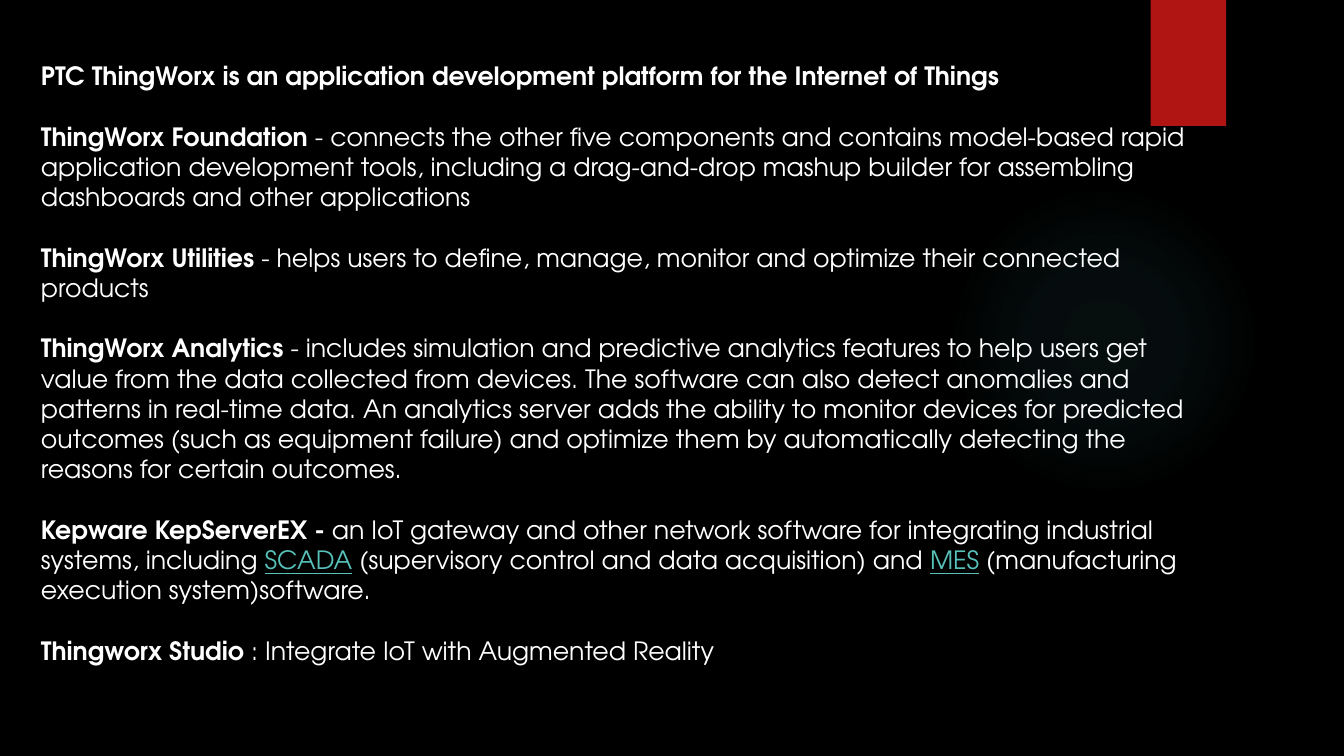
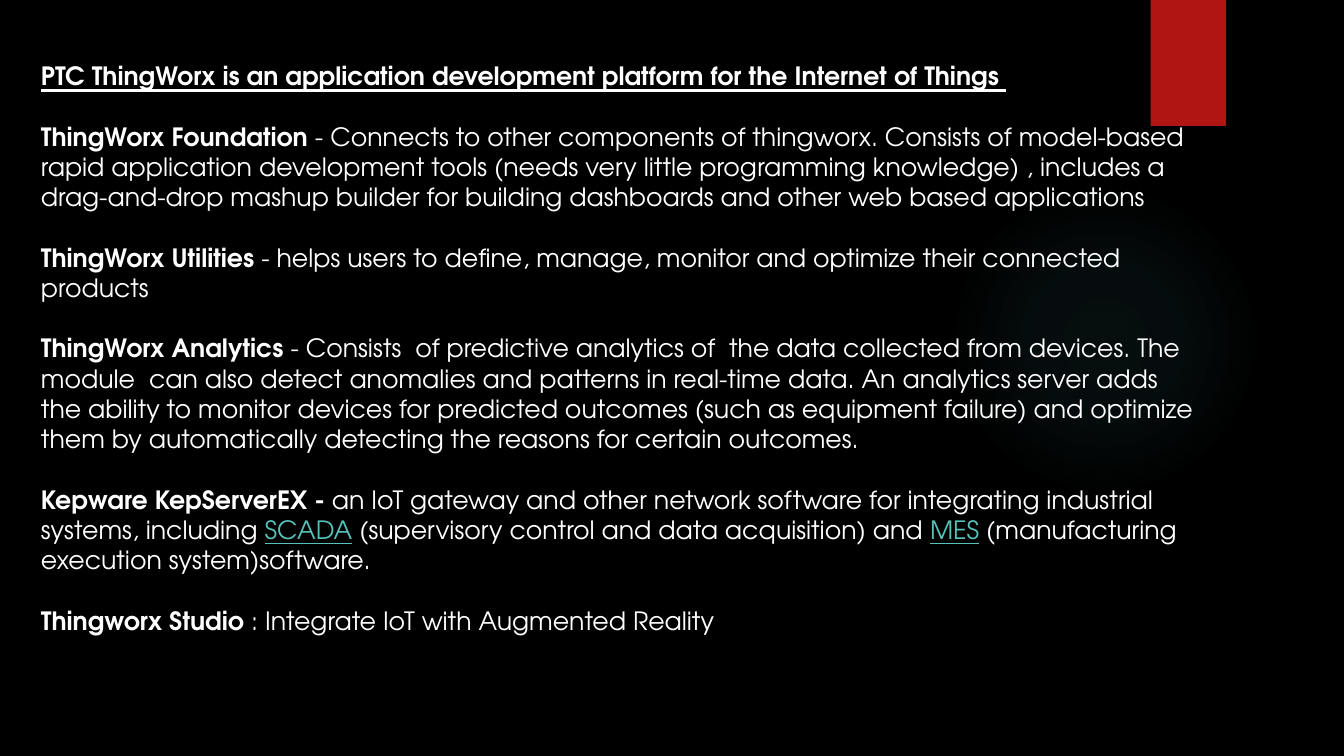
Before and after one commit to girishsukukumar/thingworx, a slide deck: slide 14 of Introduction to IoT.pptx. Drawn at 1344x756 pixels with LibreOffice and Linux fonts; fonts in the diff are those of the drawing; background and template pictures are left out. Boxes give left, top, right and bottom in pixels: in the first picture for what was removed or moved away, otherwise in the second. Text is boxed around its words. In the diff, an @@ line names an element or a change of style, - is before the commit and + after.

```diff
--- a/Introduction to IoT.pptx
+++ b/Introduction to IoT.pptx
@@ text at (41,65,999,92): underline on in "PTC ThingWorx is an application development platform ..." @@
@@ text at (41,120,1184,212): text changed @@
-ThingWorx Foundation - connects the other five components and contains model-based rapid application development tools, including a drag-and-drop mashup builder for assembling dashboards and other applications
+ThingWorx Foundation - Connects to other components of thingworx. Consists of model-based rapid application development tools (needs very little programming knowledge) , includes a drag-and-drop mashup builder for building dashboards and other web based applications
@@ text at (41,337,1192,454): text changed @@
-ThingWorx Analytics - includes simulation and predictive analytics features to help users get value from the data collected from devices. The software can also detect anomalies and patterns in real-time data. An analytics server adds the ability to monitor devices for predicted outcomes (such as equipment failure) and optimize them by automatically detecting the reasons for certain outcomes.
+ThingWorx Analytics - Consists of predictive analytics of the data collected from devices. The module can also detect anomalies and patterns in real-time data. An analytics server adds the ability to monitor devices for predicted outcomes (such as equipment failure) and optimize them by automatically detecting the reasons for certain outcomes.
```
Also in this commit, not shown: 2 other slides changed, 3 slides added.
